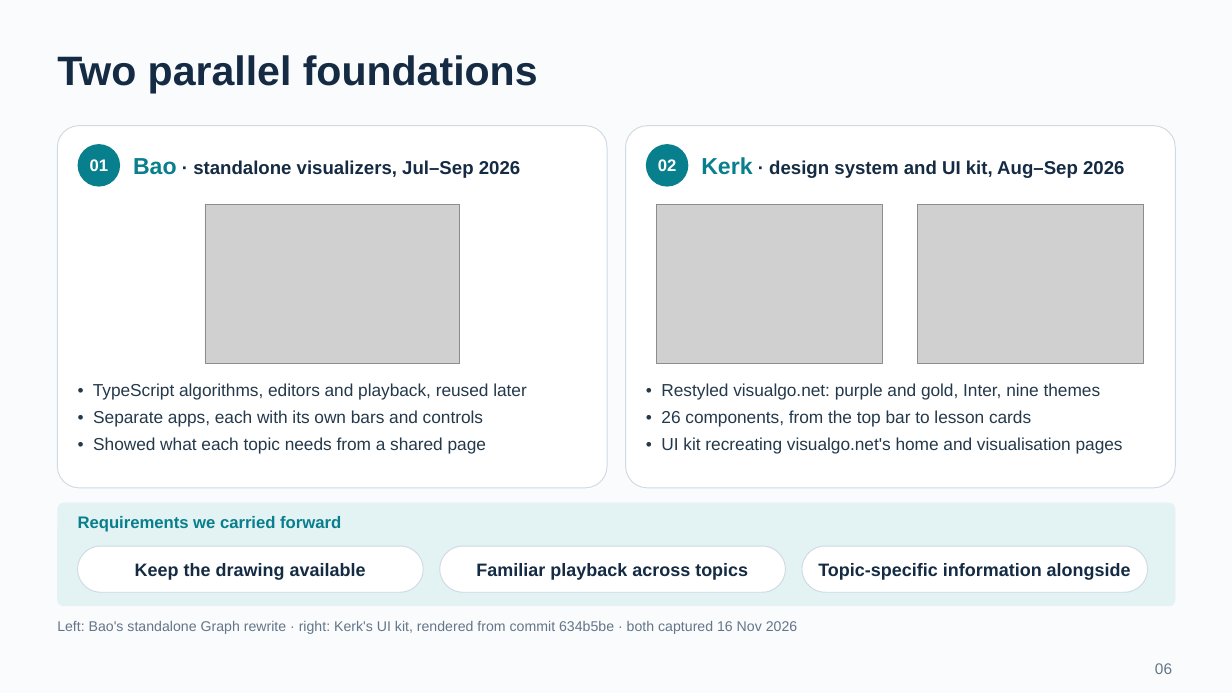
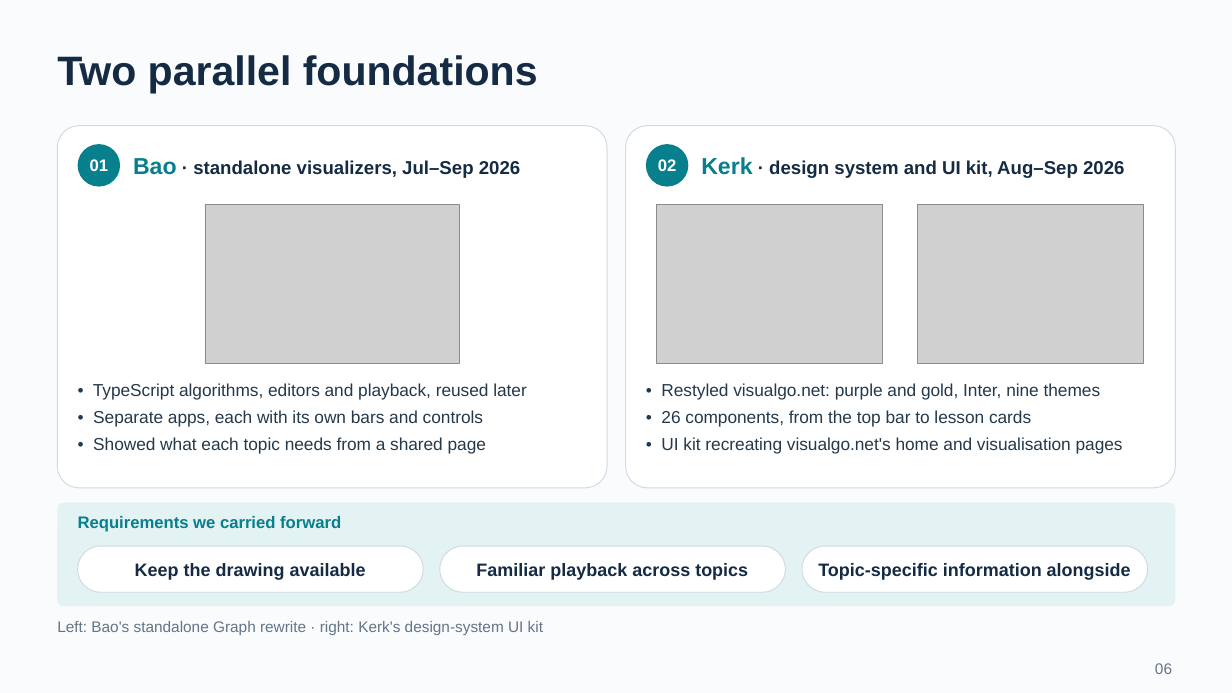
Before and after one commit to BJoozz/docsforfyp, a slide deck: slide 6 of presentation/VisuAlgo_CA_Presentation.pptx. Drawn at 1232x693 pixels with LibreOffice and Linux fonts; fonts in the diff are those of the drawing; grey boxes stand for pictures. Boxes give left, top, right and bottom in pixels: in the first picture for what was removed or moved away, otherwise in the second. Text is boxed around its words. In the diff, an @@ line names an element or a change of style, - is before the commit and + after.

```diff
--- a/presentation/VisuAlgo_CA_Presentation.pptx
+++ b/presentation/VisuAlgo_CA_Presentation.pptx
@@ text at [57,621,543,635]: text changed; size 11 to 12 pt @@
-Left: Bao's standalone Graph rewrite · right: Kerk's UI kit, rendered from commit 634b5be · both captured 16 Nov 2026
+Left: Bao's standalone Graph rewrite · right: Kerk's design-system UI kit
```
Also in this commit, not shown: 13 other slides changed, 1 slide added, 5 slides removed, 16 other files.
